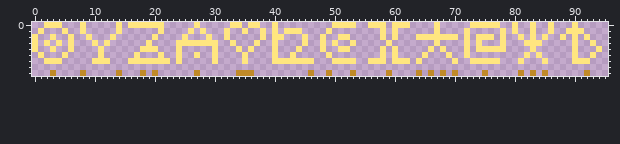
Pixel-art file: game/art-src/muffle/glyphs.aseprite. That is the earlier state.
96x9 pixels, 1 frame.
New version:
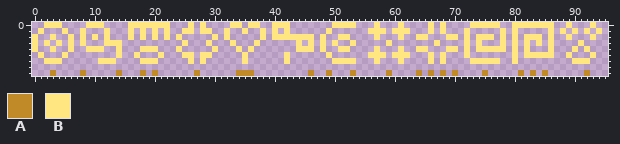
Palette (. is transparent): A #c08a28  B #ffe680
From old to new:
y 0: x 8..11 B... -> .BBB; x 14 B -> .; x 22 . -> B; x 26..28 .B. -> B.B; x 41..42 .. -> BB; x 56 B -> .; x 58 B -> .; x 60 B -> .; x 62 B -> .; x 66..68 .B. -> B.B; x 81..82 .. -> BB; x 84..85 .. -> BB; x 89..90 .B -> B.; x 93 . -> B
y 1: x 12 . -> B; x 14 B -> .; x 16 . -> B; x 18 . -> B; x 20..22 .B. -> B.B; x 25 . -> B; x 29 . -> B; x 43..44 BB -> ..; x 56..57 .. -> BB; x 61..62 .. -> BB; x 66..68 .B. -> B.B; x 83 B -> .; x 88..89 .B -> B.; x 91..92 B. -> .B; x 94 . -> B
y 2: x 8..10 .B. -> B.B; x 12..13 .B -> B.; x 16 . -> B; x 18 . -> B; x 22 . -> B; x 24..25 .B -> B.; x 29..30 B. -> .B; x 42..44 ... -> BBB; x 46 . -> B; x 57..58 .B -> B.; x 60..61 B. -> .B; x 66..68 BBB -> ...; x 80..82 .B. -> B.B; x 84..86 .B. -> B.B; x 88..90 B.B -> .B.; x 92..93 B. -> .B
y 3: x 8 . -> B; x 10 B -> .; x 13..14 .. -> BB; x 19 B -> .; x 24 B -> .; x 26..28 BBB -> ...; x 30 B -> .; x 40 B -> .; x 44..46 .B. -> B.B; x 80 . -> B; x 83 B -> .; x 86 . -> B; x 90..91 B. -> .B; x 93 B -> .
y 4: x 9..10 .. -> BB; x 14 . -> B; x 40 B -> .; x 45..46 .. -> BB; x 57..58 .B -> B.; x 60..61 B. -> .B; x 64..66 ..B -> BB.; x 68..70 B.. -> .BB; x 80 . -> B; x 82..83 .B -> B.; x 86 . -> B; x 92 . -> B; x 94 B -> .
y 5: x 11 B -> .; x 14 . -> B; x 24..30 B..B..B -> .BB.BB.; x 40 B -> .; x 42..43 .B -> B.; x 56..57 .. -> BB; x 61..62 .. -> BB; x 65..66 B. -> .B; x 68..69 .B -> B.; x 80 . -> B; x 83 . -> B; x 85..86 .. -> BB; x 89..90 .B -> B.
y 6: x 10 B -> .; x 13 . -> B; x 16..17 BB -> ..; x 21..22 BB -> ..; x 24 B -> .; x 26 . -> B; x 28 . -> B; x 30 B -> .; x 40..41 BB -> ..; x 43..46 BBBB -> ....; x 56 B -> .; x 58 B -> .; x 60 B -> .; x 62 B -> .; x 64 B -> .; x 66 . -> B; x 68 . -> B; x 70 B -> .; x 80..81 .B -> B.; x 85 B -> .
Where, in picture pixels (left, top, right, bottom), the same in both pictures:
changed: (80, 22, 218, 64)
changed: (272, 22, 314, 64)
changed: (368, 22, 458, 64)
changed: (512, 22, 602, 64)
